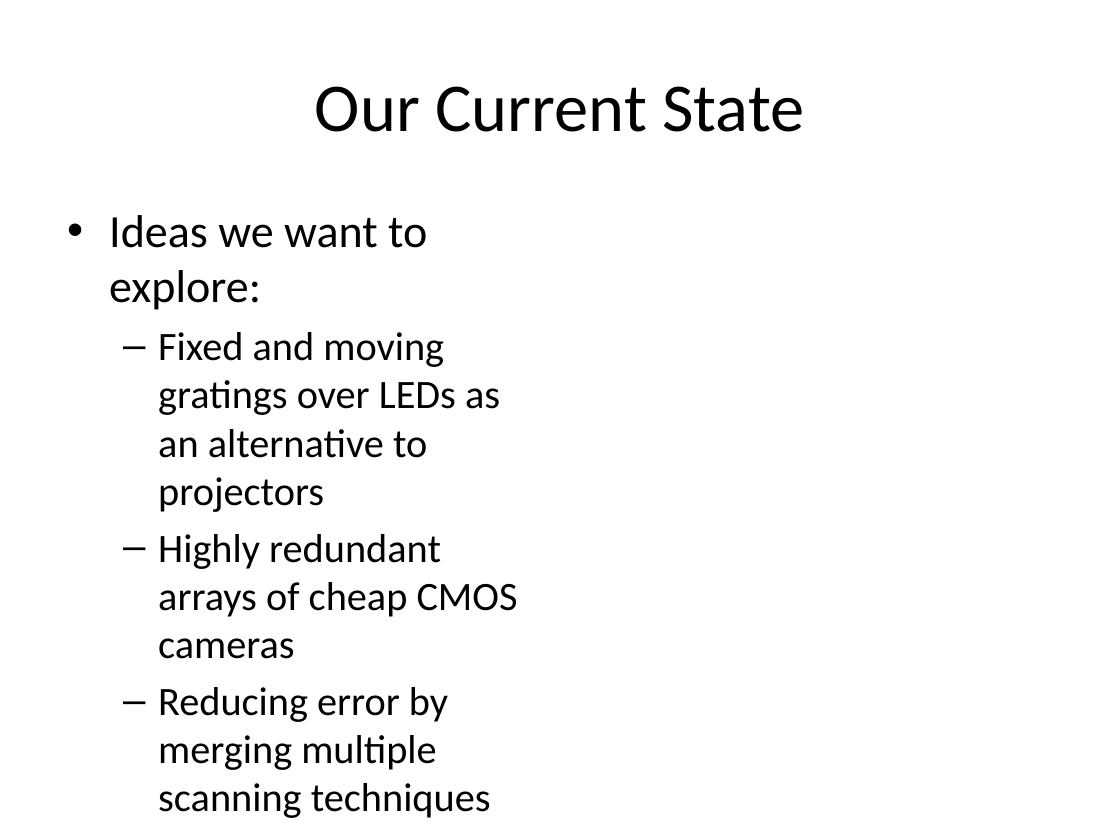
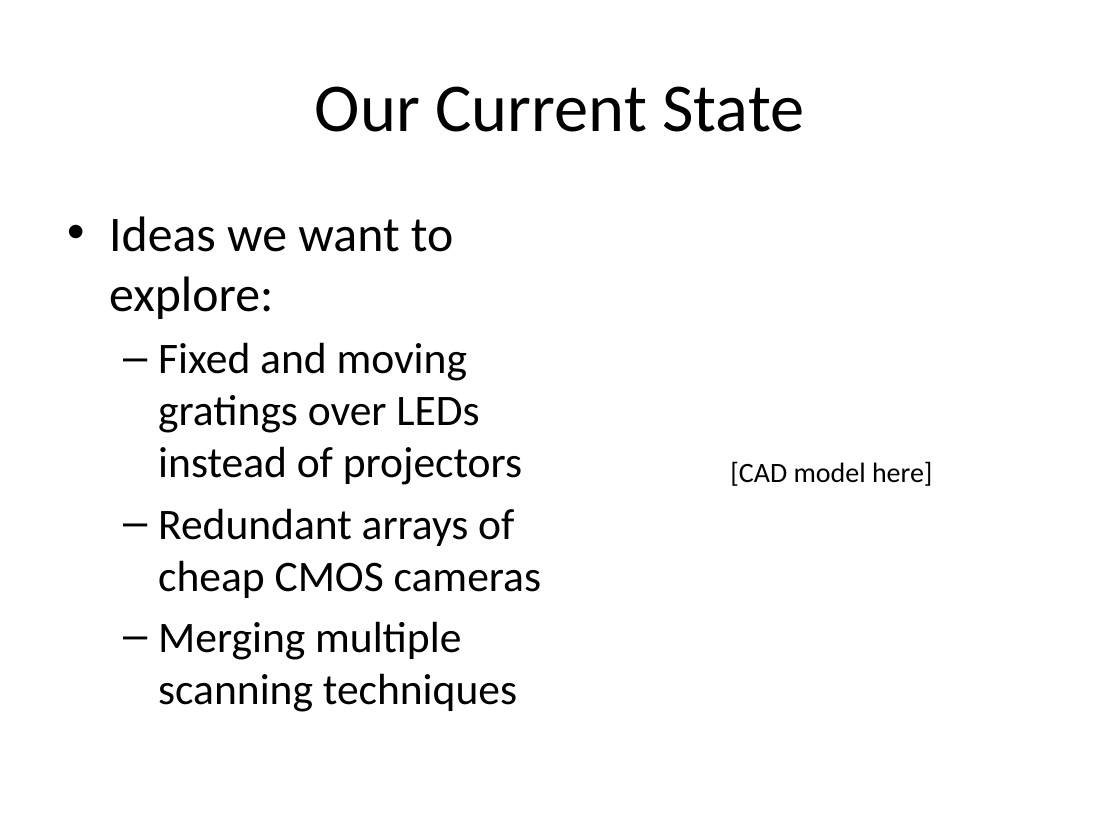
Before and after one commit to troyastorino/dcba, a slide deck: slide 9 of slides/initial-10-slide-pitch.pptx. Drawn at 1120x840 pixels with LibreOffice and Linux fonts; fonts in the diff are those of the drawing. Boxes give left, top, right and bottom in pixels: in the first picture for what was removed or moved away, otherwise in the second. Text is boxed around its words. In the diff, an @@ line names an element or a change of style, - is before the commit and + after.

```diff
--- a/slides/initial-10-slide-pitch.pptx
+++ b/slides/initial-10-slide-pitch.pptx
@@ text at [109,216,453,319]: size 29.6 to 32 pt in "Ideas we want to explore:" @@
@@ text at [158,342,541,712]: text changed; size 25.9 to 28 pt @@
-  – Fixed and moving gratings over LEDs as an alternative to projectors
-  – Highly redundant arrays of cheap CMOS cameras
-  – Reducing error by merging multiple scanning techniques
+  – Fixed and moving gratings over LEDs instead of projectors
+  – Redundant arrays of cheap CMOS cameras
+  – Merging multiple scanning techniques
@@ text added at [730,461,932,486], 18 pt, text #000000 @@
+[CAD model here]
```
Also in this commit, not shown: 5 other slides changed.
